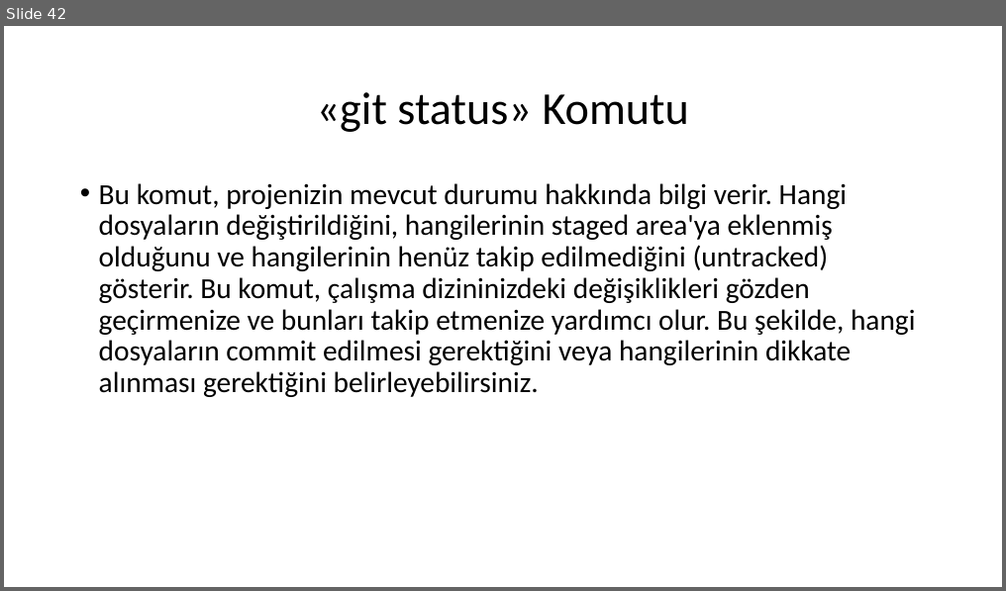
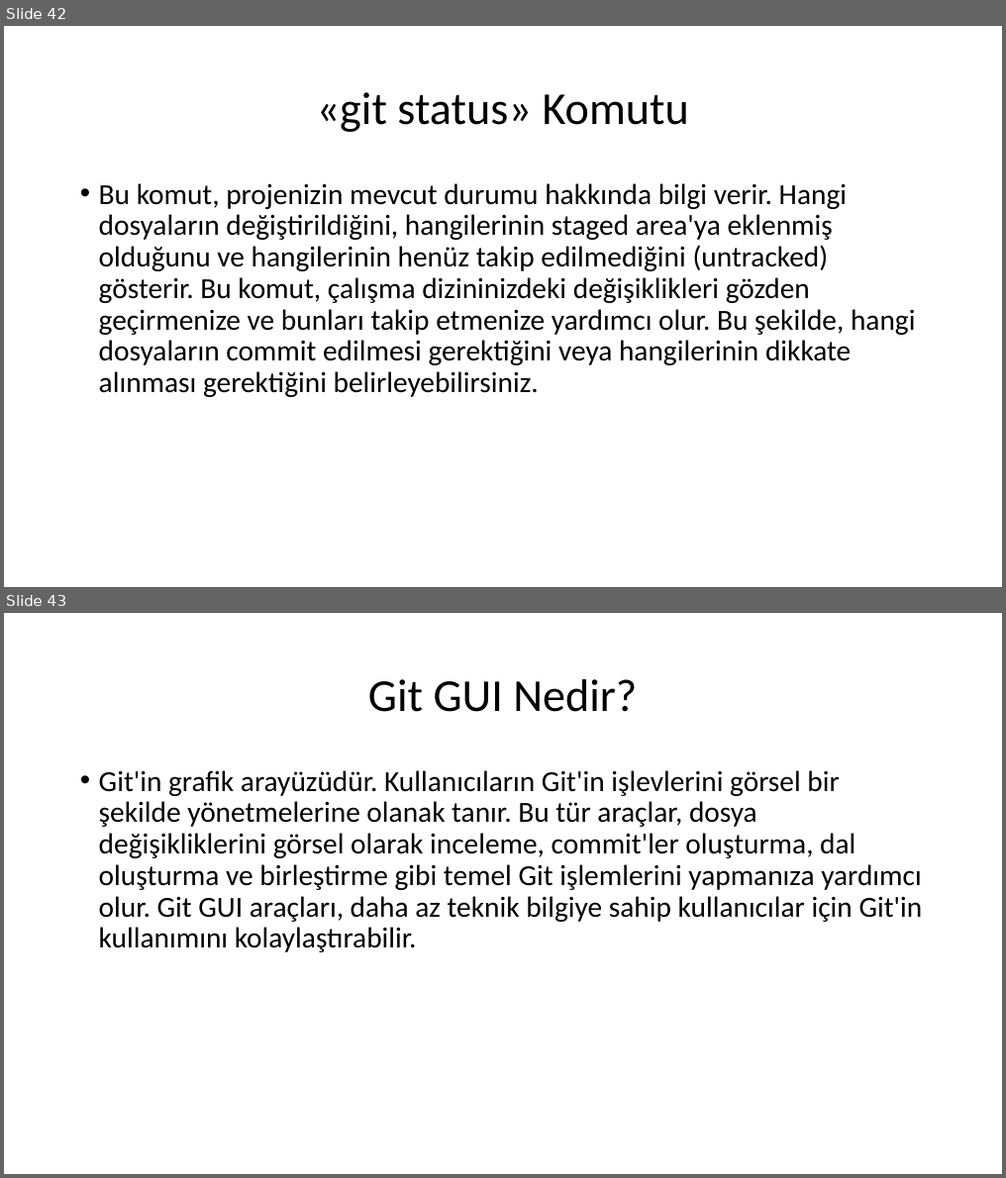
Before and after one commit to tugayayar/devops_project, a slide deck: DevOps Proje Sunusu.pptx. Shown one above the other, each under a label of ours: slide 42 before the commit, slides 42 and 43 after it. The pictures are 1006x591 and 1006x1178 pixels, drawn with LibreOffice and Linux fonts; fonts in the diff are those of the drawing. Boxes give left, top, right and bottom in pixels: in the first picture for what was removed or moved away, otherwise in the second. Text is boxed around its words. In the diff, an @@ line names an element or a change of style, - is before the commit and + after.

```diff
--- a/DevOps Proje Sunusu.pptx
+++ b/DevOps Proje Sunusu.pptx
@@ slide 43 added at <box>4,613,1002,1174</box>, background #FFFFFF @@
@@ title added at <box>368,679,637,712</box>, 44 pt, text #000000 @@
+Git GUI Nedir?
@@ text added at <box>99,770,923,953</box>, 28 pt, text #000000 @@
+• Git'in grafik arayüzüdür. Kullanıcıların Git'in işlevlerini görsel bir şekilde yönetmelerine olanak tanır. Bu tür araçlar, dosya değişikliklerini görsel olarak inceleme, commit'ler oluşturma, dal oluşturma ve birleştirme gibi temel Git işlemlerini yapmanıza yardımcı olur. Git GUI araçları, daha az teknik bilgiye sahip kullanıcılar için Git'in kullanımını kolaylaştırabilir.
```
Also in this commit, not shown: 1 other slide added.
